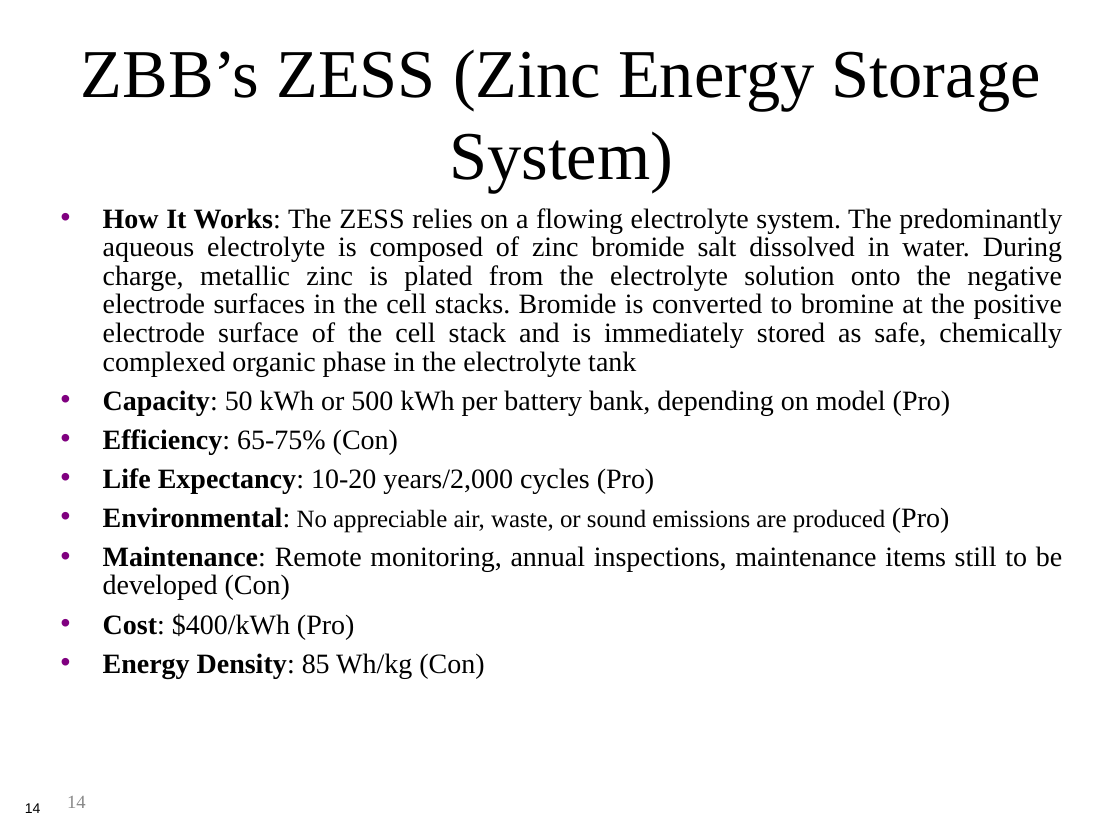
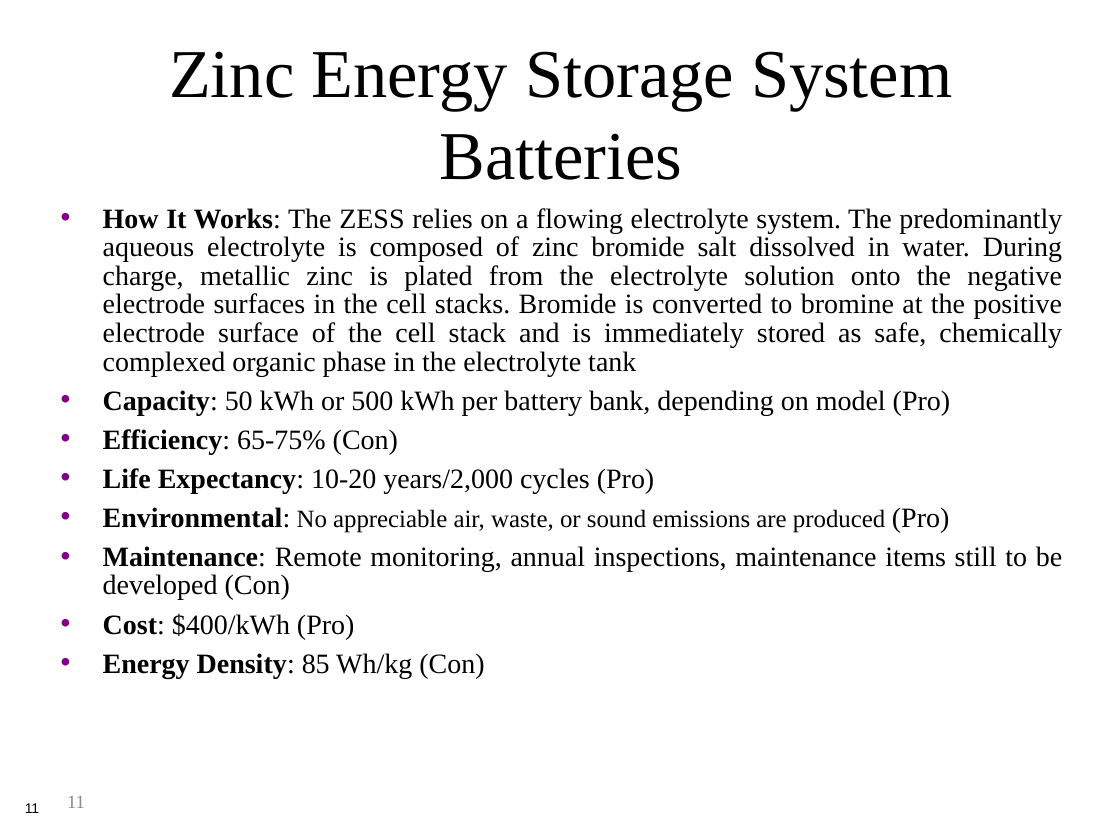
Before and after one commit to gridlab-d/course, a slide deck: slide 11 of Distribution_Analysis_Course/4.0 - Energy_Storage_and_PHEVs.ppt (slide 14 before the commit). Drawn at 1120x840 pixels with LibreOffice and Linux fonts; fonts in the diff are those of the drawing. Boxes give left, top, right and bottom in pixels: in the first picture for what was removed or moved away, otherwise in the second. Text is boxed around its words. In the diff, an @@ line names an element or a change of style, - is before the commit and + after.

```diff
--- a/Distribution_Analysis_Course/4.0 - Energy_Storage_and_PHEVs.ppt
+++ b/Distribution_Analysis_Course/4.0 - Energy_Storage_and_PHEVs.ppt
@@ title at box(169, 51, 952, 180): text changed @@
-ZBB’s ZESS (Zinc Energy Storage System)
+Zinc Energy Storage System Batteries
@@ page number at box(25, 803, 40, 813): text changed @@
-14
+11
@@ page number at box(67, 796, 85, 808): text changed @@
-14
+11
```
Also in this commit, not shown: 7 other slides changed, 3 slides added, 3 slides removed.
